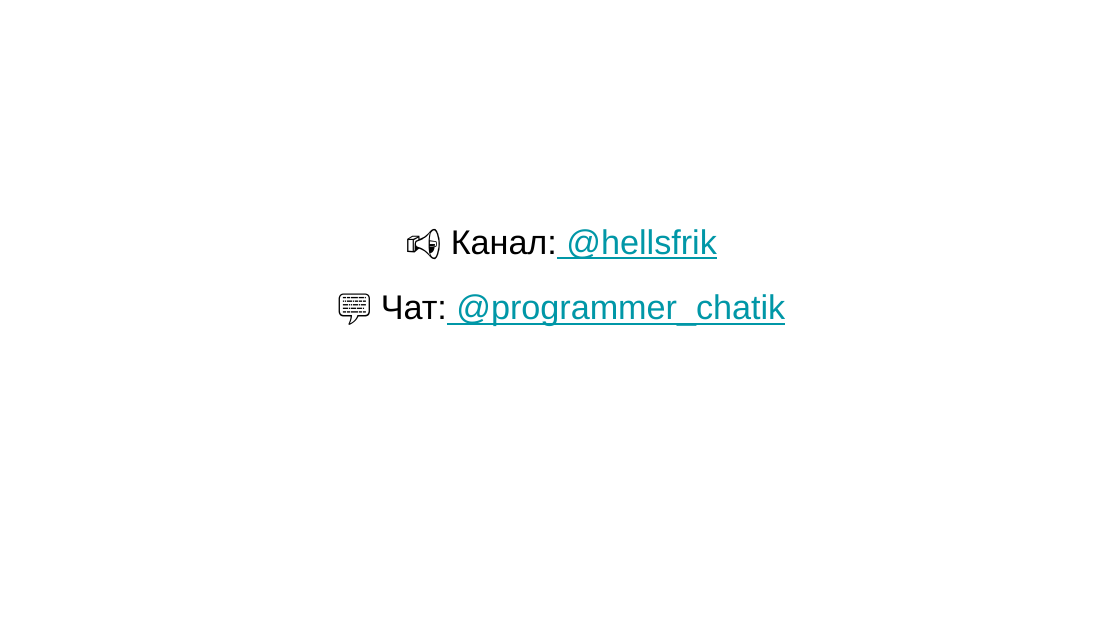
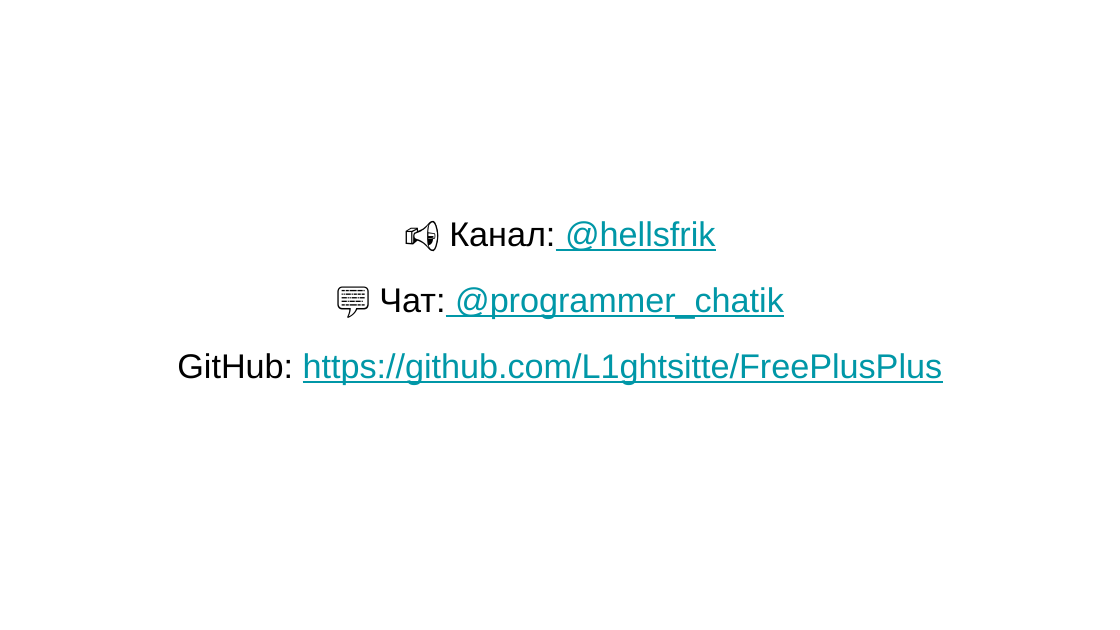
Before and after one commit to L1ghtsitte/FreePlusPlus, a slide deck: slide 5 of lesson_0/lesson_0.pptx. Drawn at 1120x630 pixels with LibreOffice and Linux fonts; fonts in the diff are those of the drawing. Boxes give left, top, right and bottom in pixels: in the first picture for what was removed or moved away, otherwise in the second. Text is boxed around its words. In the diff, an @@ line names an element or a change of style, - is before the commit and + after.

```diff
--- a/lesson_0/lesson_0.pptx
+++ b/lesson_0/lesson_0.pptx
@@ text "📢 Канал: @hellsfrik": place and size @@
-text "📢 Канал: @hellsfrik" at <box>381,229,785,326</box>
+text "📢 Канал: @hellsfrik" at <box>177,221,943,384</box>
@@ text at <box>177,353,943,384</box>: paragraph added @@
+GitHub: https://github.com/L1ghtsitte/FreePlusPlus
```
Also in this commit, not shown: 9 other files.
